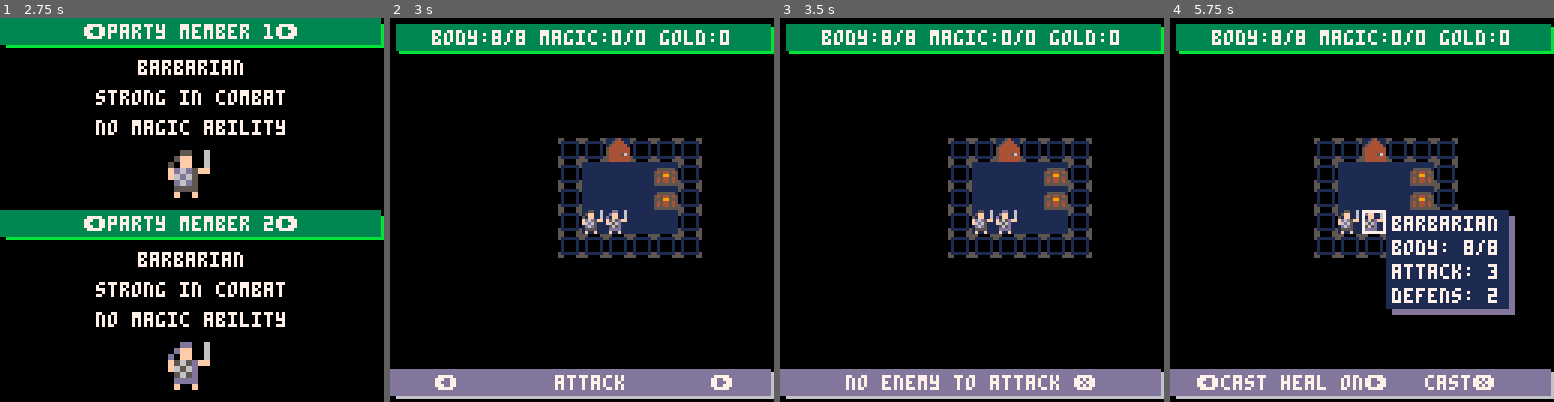
Above: before the commit, frames 1-4 (left to right).
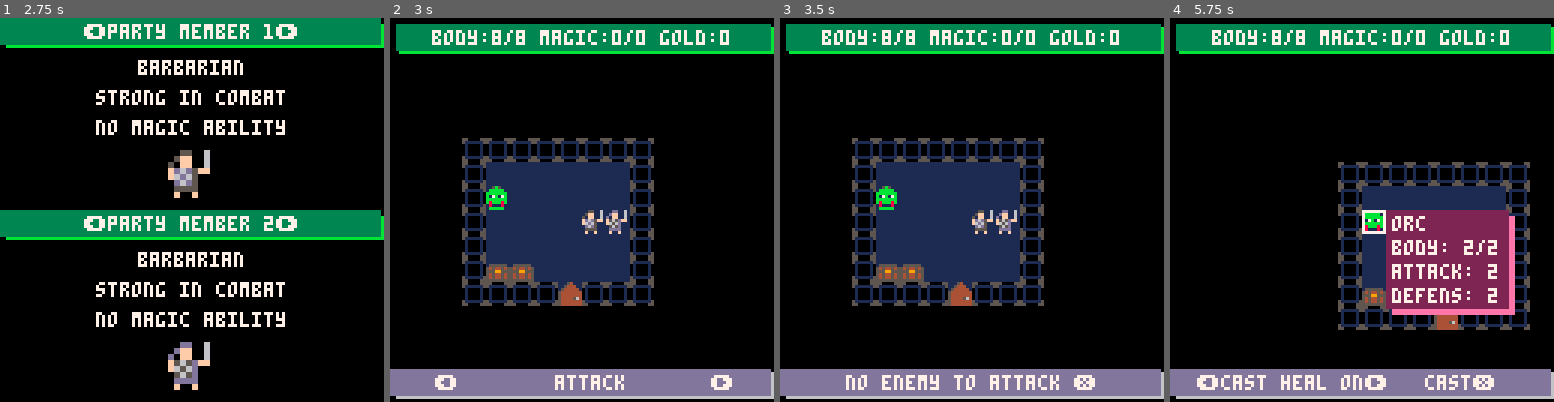
Above: after the commit, the same moments.

Repository: rad-corps/HQuest
Game: PICO-8 cartridge hq.p8
Two runs of this game, one before a commit and one after it. Both use one fixed random seed, a clock stepped at 60 frames per second and the inputs below.
Inputs:
- Up to frame 1 (2.75 s): tap O (Z key) at 0.33, 0.7, 1.43, 2.22 s; tap X (X key) at 1.07, 2.07, 2.4, 2.73 s; hold Left 1.97-2.37 s; hold Down from 2.42 s (still down)
- Up to frame 2 (3 s): release Down at 2.82 s; hold Right from 2.87 s (still down)
- Up to frame 3 (3.5 s): keep holding Right; tap X (X key) at 3.07, 3.4 s; tap O (Z key) at 3.1 s
- Up to frame 4 (5.75 s): release Right at 3.53 s; hold Up 3.58-4.08 s; tap X (X key) every 0.33 s from 3.73 to 5.73 s; tap O (Z key) at 3.98, 4.87 s; hold Right 4.13-4.53 s; hold Down 4.58-5.08 s; hold Left from 5.13 s (still down)

Frame 1 is identical in both runs. In frame 2, 16% of the frame differs, in the area x 18-82%, y 31-75%; in frame 3, 16%; in frame 4, 17%, in the area x 37-94%, y 31-82%.

Commit message:
enemy pathing fixes

Diff:
--- a/hq.p8
+++ b/hq.p8
@@ -101,7 +101,7 @@
 end_tile = {15,11}
 }
 
-elseif num == 2 then
+elseif num == 1 then
 l_mission = {
 starting_point = {18,12},
 door_locations =
@@ -169,7 +169,7 @@
 ,
 end_tile = {20,19}
 }
-elseif num == 1 then
+elseif num == 2 then
 l_mission = {
 starting_point = {2,4},
 door_locations =
@@ -1689,7 +1689,7 @@
 
 		self.path = self.paths[self.player_index]
 
-		if (#self.path > 20) self.path=nil
+		if (self.path != nil and #self.path > 20) self.path=nil
 
 		self.pathindex = 1
 	end
@@ -1754,11 +1754,23 @@
 
 function enemy:draw()
 	if self.active == true then
-		local sprite = self.sprite
-		if self.alive == false then
-			sprite += 8
-		end
-		spr(sprite,self.x*8,self.y*8,1,1,self.flip)
+
+		local rooms = rooms_actor_is_in(self)
+		local d = false
+		for rm in all(rooms) do
+			if rm.visible == true then
+				d = true
+			end
+		end
+
+		if d == true then
+
+			local sprite = self.sprite
+			if self.alive == false then
+				sprite += 8
+			end
+			spr(sprite,self.x*8,self.y*8,1,1,self.flip)
+		end
 	end
 end
 
@@ -2137,7 +2149,7 @@
 function addneighbourtileif(neighbours, x, y)
 local obstructed = true
 if x >= 0 and x < map_w and y >= 0 and y < map_h then
-if mget(x, y) > wallid and mget(x, y) != 50	then
+if mget(x, y) > wallid and mget(x, y) != 50 and mget(x,y) != 48 then
 obstructed = false
 for i=3, #actors do
 if i != actor_index then
